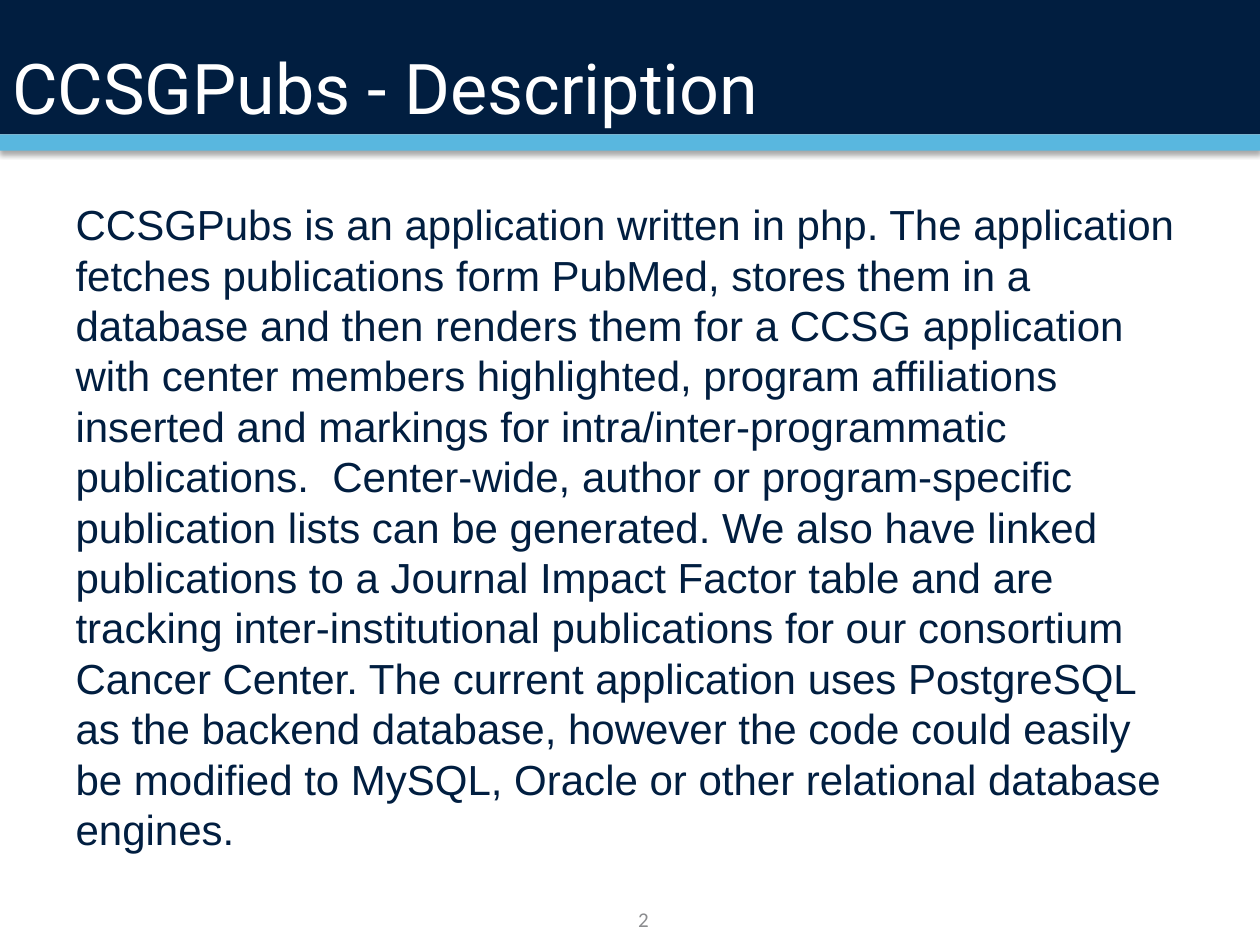
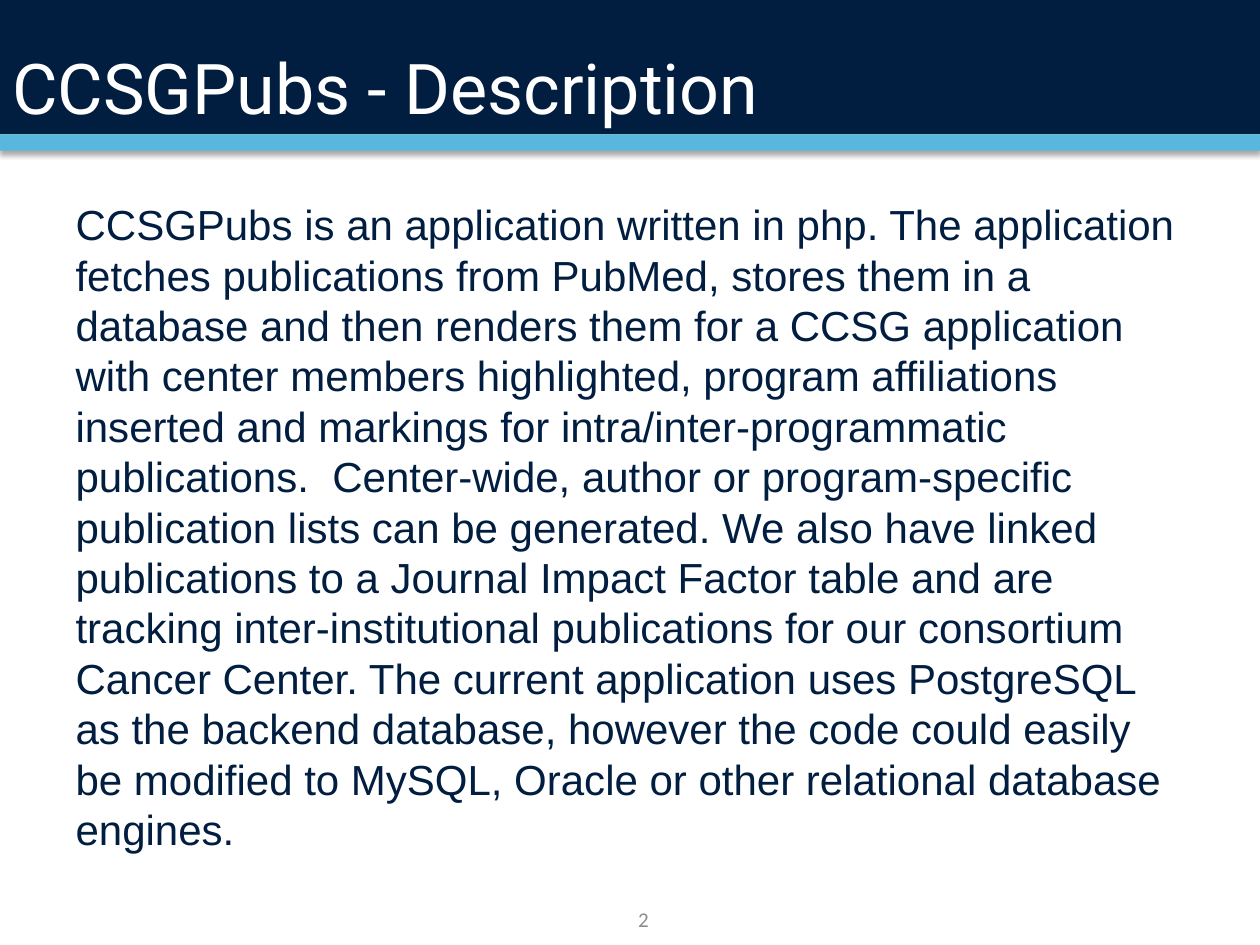
Before and after one commit to karlsmalley/ccsgpubs, a slide deck: slide 2 of CCSGPUBs.pptx. Drawn at 1260x945 pixels with LibreOffice and Linux fonts; fonts in the diff are those of the drawing; background and template pictures are left out. Boxes give left, top, right and bottom in pixels: in the first picture for what was removed or moved away, otherwise in the second. Text is boxed around its words. In the diff, an @@ line names an element or a change of style, - is before the commit and + after.

```diff
--- a/CCSGPUBs.pptx
+++ b/CCSGPUBs.pptx
@@ text at bbox=[76, 209, 1174, 803]: text changed @@
-CCSGPubs is an application written in php. The application fetches publications form PubMed, stores them in a database and then renders them for a CCSG application with center members highlighted, program affiliations inserted and markings for intra/inter-programmatic publications. Center-wide, author or program-specific publication lists can be generated. We also have linked publications to a Journal Impact Factor table and are tracking inter-institutional publications for our consortium Cancer Center. The current application uses PostgreSQL as the backend database, however the code could easily be modified to MySQL, Oracle or other relational database engines.
+CCSGPubs is an application written in php. The application fetches publications from PubMed, stores them in a database and then renders them for a CCSG application with center members highlighted, program affiliations inserted and markings for intra/inter-programmatic publications. Center-wide, author or program-specific publication lists can be generated. We also have linked publications to a Journal Impact Factor table and are tracking inter-institutional publications for our consortium Cancer Center. The current application uses PostgreSQL as the backend database, however the code could easily be modified to MySQL, Oracle or other relational database engines.
```
